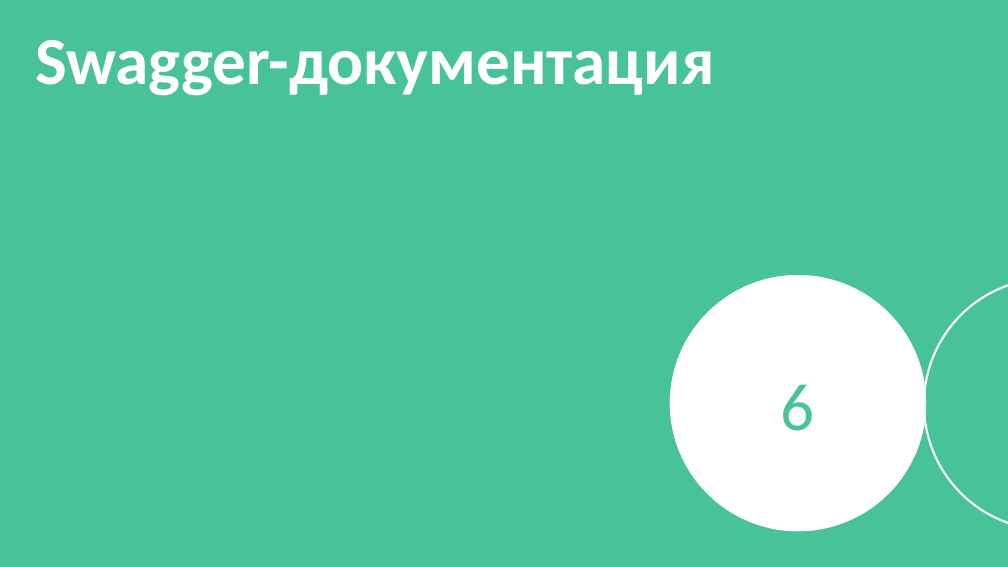
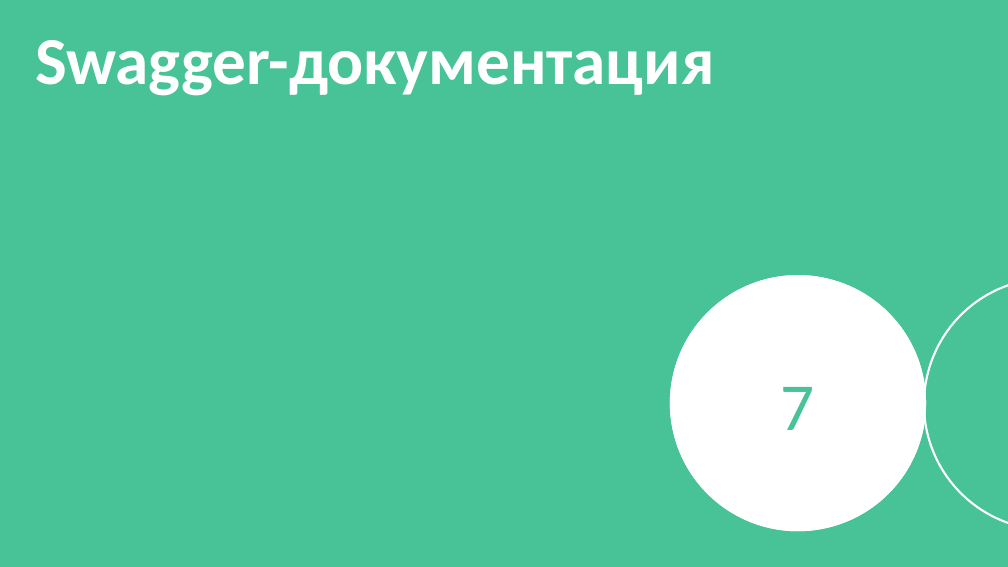
Before and after one commit to andlargesoda/WTW-platform, a slide deck: slide 25 of 06_Презентация/WTW-platform_v1.0.pptx (slide 23 before the commit). Drawn at 1008x567 pixels with LibreOffice and Linux fonts; fonts in the diff are those of the drawing. Boxes give left, top, right and bottom in pixels: in the first picture for what was removed or moved away, otherwise in the second. Text is boxed around its words. In the diff, an @@ line names an element or a change of style, - is before the commit and + after.

```diff
--- a/06_Презентация/WTW-platform_v1.0.pptx
+++ b/06_Презентация/WTW-platform_v1.0.pptx
@@ text in ellipse at [781, 387, 815, 430]: text changed @@
-6
+7
```
Also in this commit, not shown: 3 other slides changed, 3 slides added, 1 slide removed, 5 other files.
